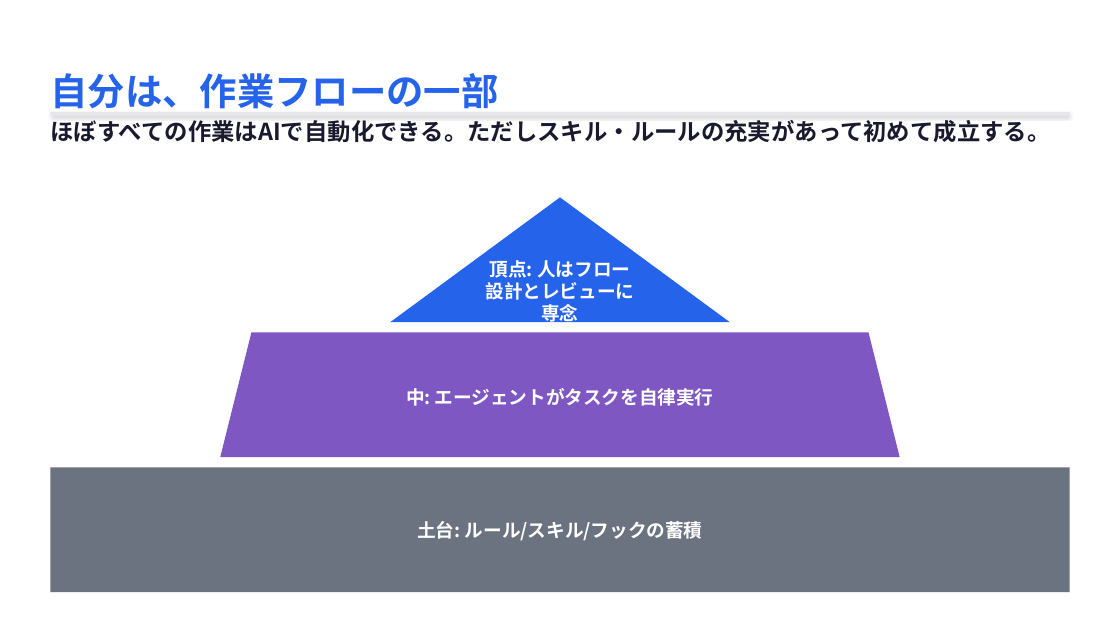
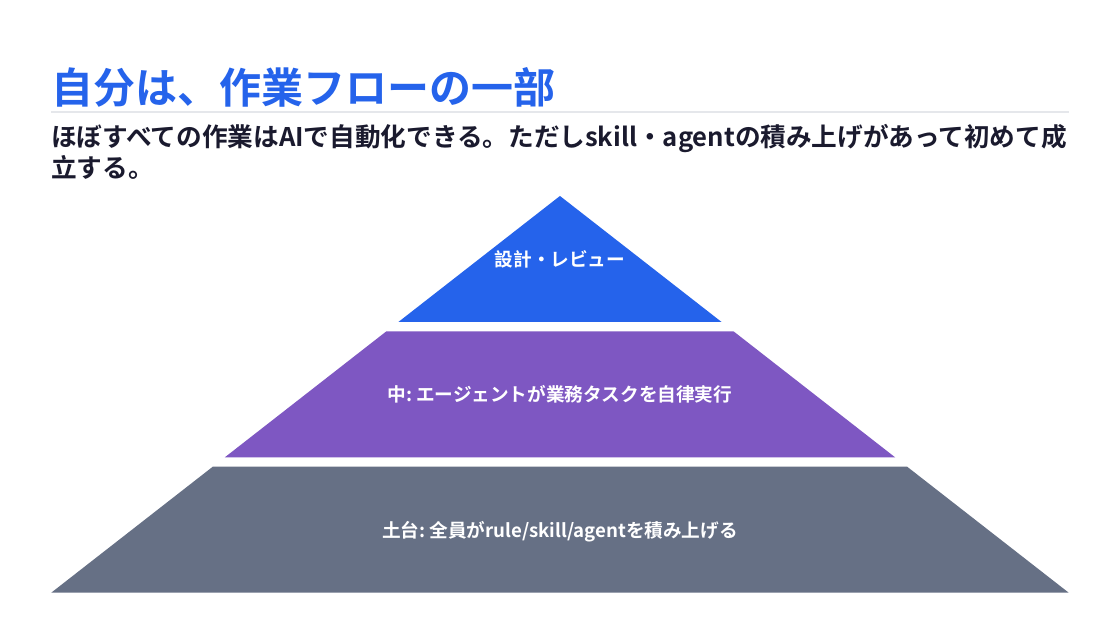
Before and after one commit to masaya-ueki/life-os, a slide deck: slide 8 of domains/presentation/decks/ai-driven-handson/ai-driven-handson.pptx. Drawn at 1120x630 pixels with LibreOffice and Linux fonts; fonts in the diff are those of the drawing. Boxes give left, top, right and bottom in pixels: in the first picture for what was removed or moved away, otherwise in the second. Text is boxed around its words. In the diff, an @@ line names an element or a change of style, - is before the commit and + after.

```diff
--- a/domains/presentation/decks/ai-driven-handson/ai-driven-handson.pptx
+++ b/domains/presentation/decks/ai-driven-handson/ai-driven-handson.pptx
@@ text "自分は、作業フローの一部" at [51, 67, 555, 107]: size 32 to 36 pt @@
@@ text at [51, 124, 1066, 179]: text changed; size 20 to 22 pt @@
-ほぼすべての作業はAIで自動化できる。ただしスキル・ルールの充実があって初めて成立する。
+ほぼすべての作業はAIで自動化できる。ただしskill・agentの積み上げがあって初めて成立する。
@@ triangle removed at [390, 197, 729, 323] @@
-頂点: 人はフロー設計とレビューに専念
@@ freeform shape added at [398, 196, 722, 322], fill #2563EB, 16 pt, text #FFFFFF, bold @@
+設計・レビュー
@@ trapezoid removed at [220, 333, 900, 458] @@
-中: エージェントがタスクを自律実行
@@ freeform shape added at [225, 331, 896, 457], fill #7E57C2, 16 pt, text #FFFFFF, bold @@
+中: エージェントが業務タスクを自律実行
@@ rectangle removed at [50, 467, 1070, 592] @@
-土台: ルール/スキル/フックの蓄積
@@ freeform shape added at [51, 467, 1069, 593], fill #667085, 16 pt, text #FFFFFF, bold @@
+土台: 全員がrule/skill/agentを積み上げる
```
Also in this commit, not shown: 18 other slides changed, 5 slides added, 3 slides removed, 2 other files.
